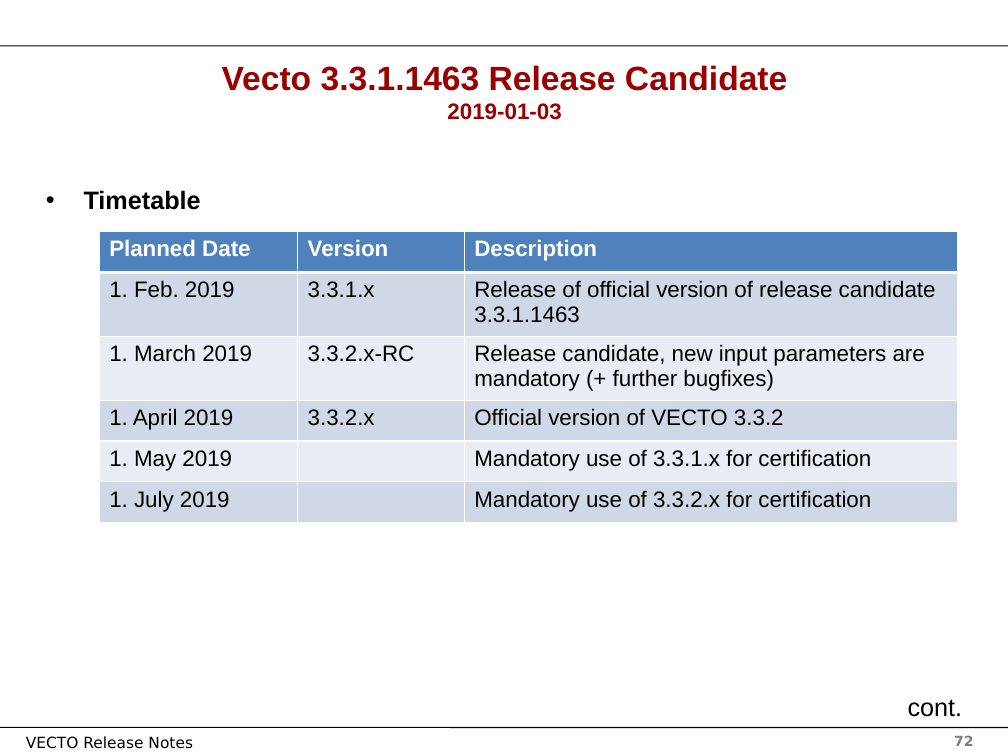
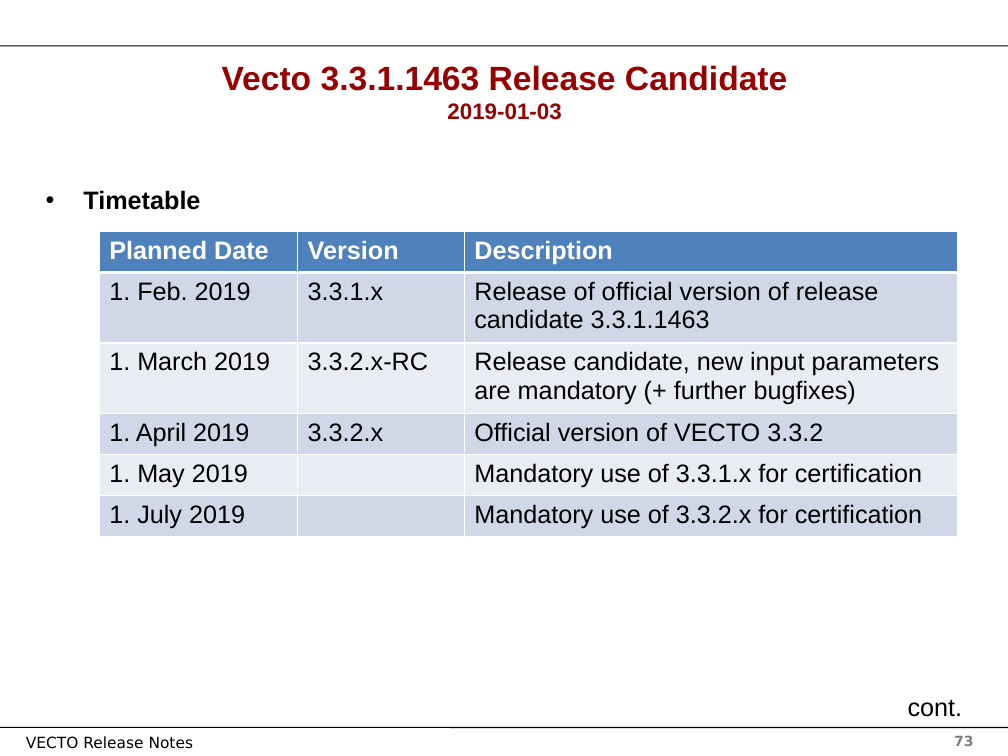
Before and after one commit to tanawadeatharva/BharatVECTO, a slide deck: slide 73 of Documentation/User Manual Source/Release Notes Vecto3.x.pptx (slide 72 before the commit). Drawn at 1008x756 pixels with LibreOffice and Linux fonts; fonts in the diff are those of the drawing; background and template pictures are left out. Boxes give left, top, right and bottom in pixels: in the first picture for what was removed or moved away, otherwise in the second. Text is boxed around its words. In the diff, an @@ line names an element or a change of style, - is before the commit and + after.

```diff
--- a/Documentation/User Manual Source/Release Notes Vecto3.x.pptx
+++ b/Documentation/User Manual Source/Release Notes Vecto3.x.pptx
@@ table at (x1=99, y1=232, x2=957, y2=532) @@
@@ fill #D0D8E8 to #D0D8E7 in 9 cells @@
@@ fill #E9EDF4 to #E9ECF3 in 6 cells @@
@@ size 16 to 18 pt, bold off @@
@@ alignment centre to left @@
@@ less space between paragraphs @@
@@ borders changed @@
@@ page number at (x1=954, y1=735, x2=973, y2=746): text changed @@
-72
+73
```
Also in this commit, not shown: 100 other slides changed, 1 slide added, 2 other files.
